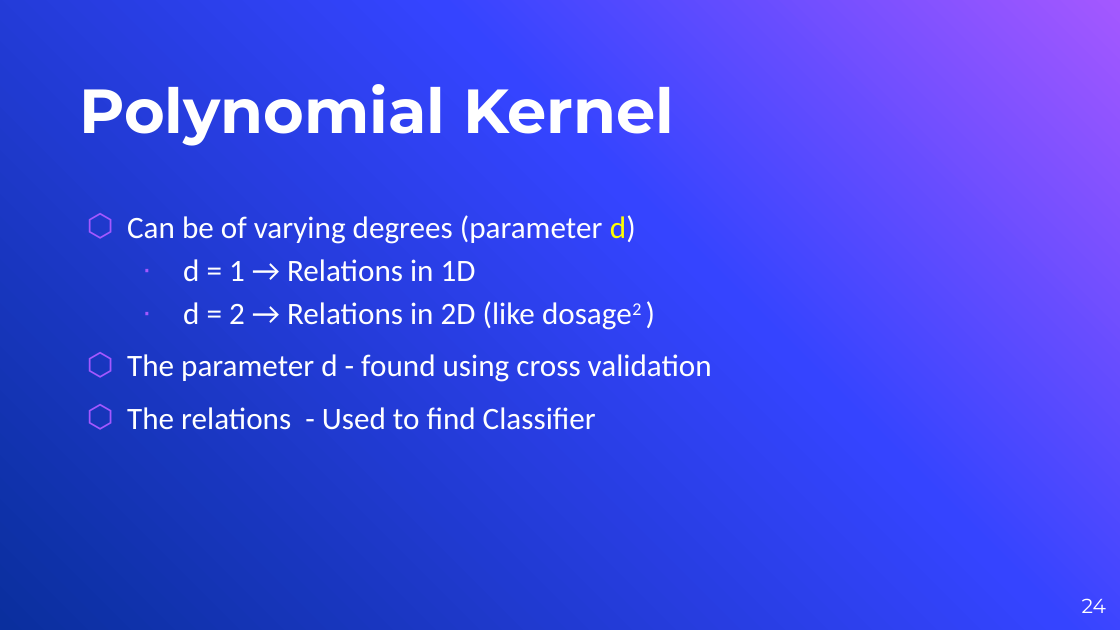
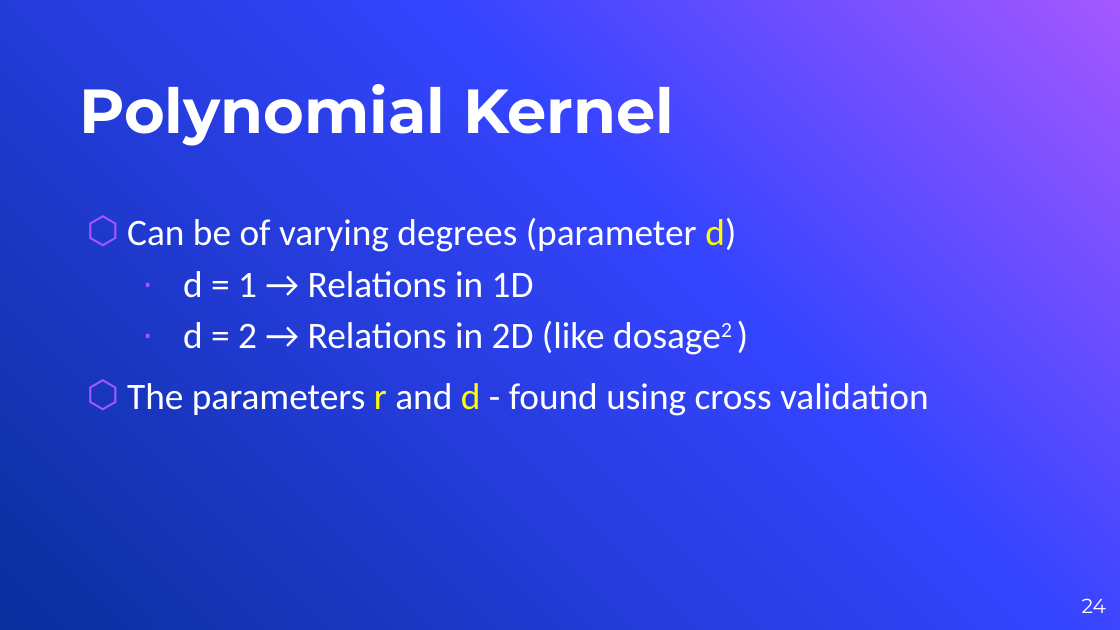
Before and after one commit to lonewolf053/AI-CLUB, a slide deck: slide 24 of Support Vector Machines/svm -final.pptx. Drawn at 1120x630 pixels with LibreOffice and Linux fonts; fonts in the diff are those of the drawing; background and template pictures are left out. Boxes give left, top, right and bottom in pixels: in the first picture for what was removed or moved away, otherwise in the second. Text is boxed around its words. In the diff, an @@ line names an element or a change of style, - is before the commit and + after.

```diff
--- a/Support Vector Machines/svm -final.pptx
+++ b/Support Vector Machines/svm -final.pptx
@@ text at (127, 218, 736, 353): size 20 to 24 pt in "Can be of varying degrees (parameter d)", "d = 1 → Relations in 1D", "d = 2 → Relations in 2D ..." @@
@@ text at (127, 383, 929, 416): text changed; size 20 to 24 pt @@
-⬡ The parameter d - found using cross validation
-⬡ The relations - Used to find Classifier
+⬡ The parameters r and d - found using cross validation
```
Also in this commit, not shown: 3 slides removed.
